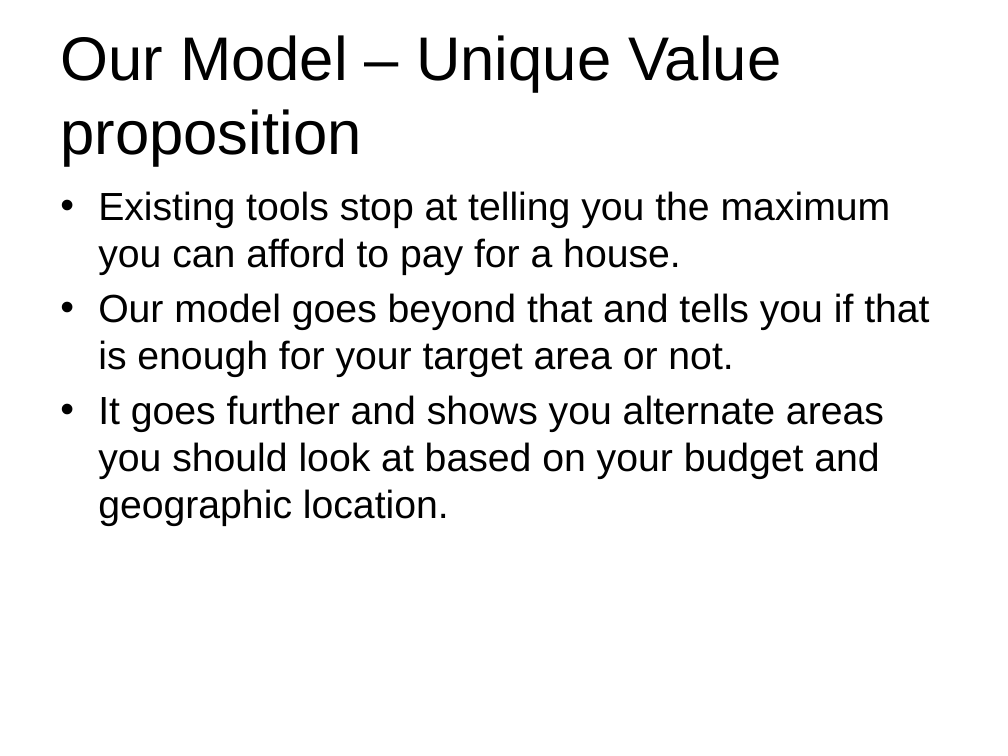
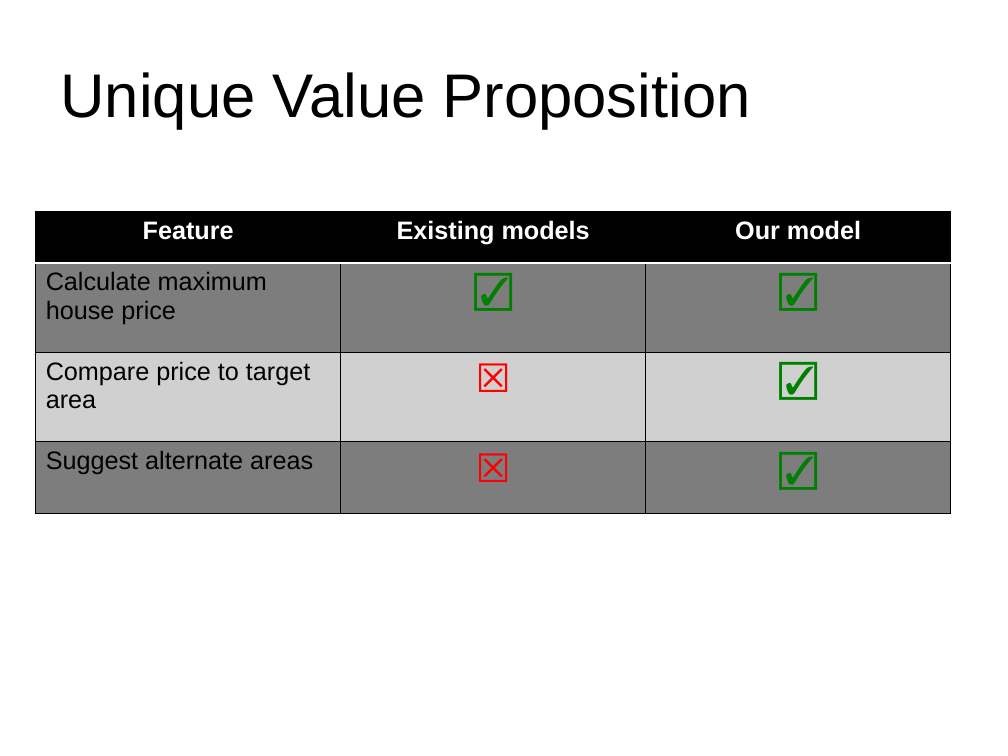
Before and after one commit to taposh/decision_science, a slide deck: slide 7 of Final_Presentation.pptx. Drawn at 1008x756 pixels with LibreOffice and Linux fonts; fonts in the diff are those of the drawing; background and template pictures are left out. Boxes give left, top, right and bottom in pixels: in the first picture for what was removed or moved away, otherwise in the second. Text is boxed around its words. In the diff, an @@ line names an element or a change of style, - is before the commit and + after.

```diff
--- a/Final_Presentation.pptx
+++ b/Final_Presentation.pptx
@@ title at [60, 72, 751, 129]: text changed @@
-Our Model – Unique Value proposition
+Unique Value Proposition
@@ text removed at [98, 191, 929, 526] @@
-• Existing tools stop at telling you the maximum you can afford to pay for a house.
-• Our model goes beyond that and tells you if that is enough for your target area or not.
-• It goes further and shows you alternate areas you should look at based on your budget and geographic location.
@@ table added at [35, 212, 952, 514], 4 rows, 3 columns @@
+Feature | Existing models | Our model
+Calculate maximum house price | ☑ | ☑
+Compare price to target area | ☒ | ☑
+Suggest alternate areas | ☒ | ☑
```
Also in this commit, not shown: 3 other slides changed.
